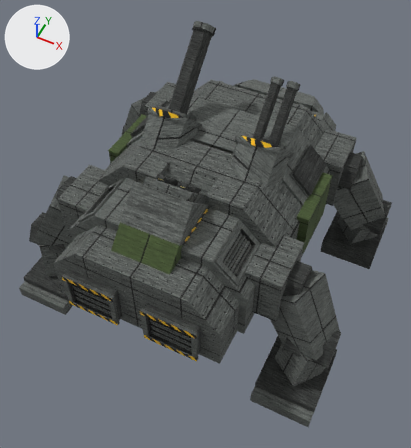
An edit to the glTF model art/models/polar_bear.glb, drawn before and after from the same camera.
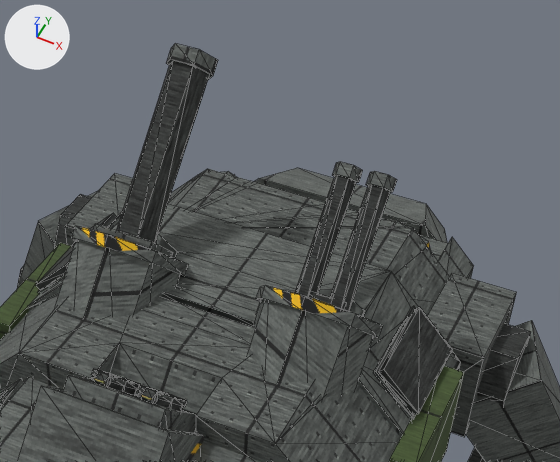
Each version is shown whole from a camera (50 mm lens) standing at (54.0, -116.3, 159.6) and looking at (1.4, -11.1, 28.0), then close up on the part from 28% to 92% of the width and 0% to 49% of the height. Lighting does not change. The marker at upper left points along +X, +Y and +Z. The first two pictures are the older version. The close-ups show mesh edges as thin lines. Where no turn or scale is listed for an object, it has been applied to the vertices.

In view in the first close-up: 'ablative.001', 'band.002', 'band.003', 'band.004', 'barrel', 'barrel.001', 'barrel.002', 'brace', 'cowl', 'hatch_frame', 'hip_cuff.001', 'muzzle', 'muzzle.001', 'muzzle.002', 'port', 'port.001', 'receiver', 'thigh.001', 'vent_cap.001' and 23 more.
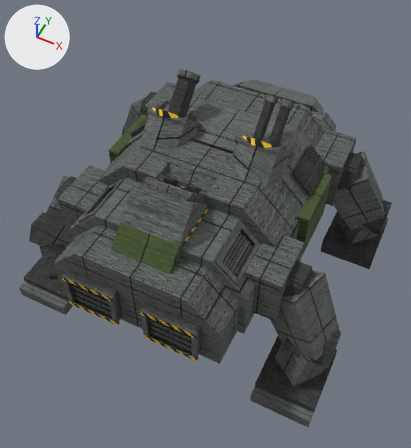
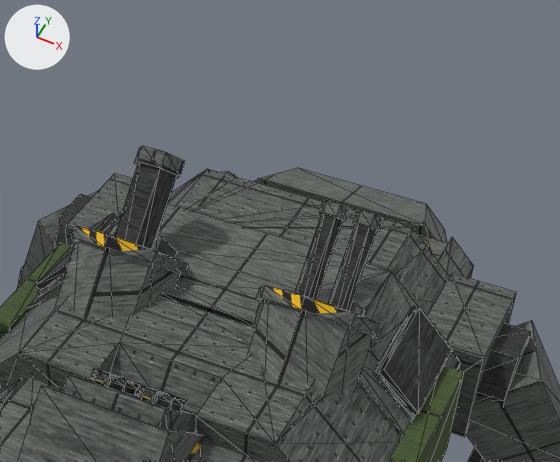
Scene script edits in JSON lines:
```json
{"op": "set", "path": "ob_barrel.location", "old": "(-14.0, -3.5, 52.5)", "new": "(-14.0, -13.4, 42.6)"}
{"op": "set", "path": "ob_muzzle.location", "old": "(-14.0, -3.5, 52.5)", "new": "(-14.0, -13.4, 42.6)"}
{"op": "set", "path": "ob_receiver.location", "old": "(-14.0, -3.5, 52.5)", "new": "(-14.0, -13.4, 42.6)"}
{"op": "set", "path": "ob_barrel_001.location", "old": "(14.0, -3.5, 52.5)", "new": "(14.0, -7.1, 48.9)"}
{"op": "set", "path": "ob_barrel_002.location", "old": "(14.0, -3.5, 52.5)", "new": "(14.0, -7.1, 48.9)"}
{"op": "set", "path": "ob_brace.location", "old": "(14.0, -3.5, 52.5)", "new": "(14.0, -7.1, 48.9)"}
{"op": "set", "path": "ob_muzzle_001.location", "old": "(14.0, -3.5, 52.5)", "new": "(14.0, -7.1, 48.9)"}
{"op": "set", "path": "ob_muzzle_002.location", "old": "(14.0, -3.5, 52.5)", "new": "(14.0, -7.1, 48.9)"}
```

What differs and where, as boxes [x1, y1, x2, y2] in the close-ups (560 x 462 px):
```json
{"object": "barrel", "change": "moved", "before": [116, 61, 209, 243], "after": [114, 163, 177, 250]}
{"object": "barrel.002", "change": "moved", "before": [330, 185, 390, 311], "after": [328, 224, 377, 311]}
{"object": "barrel.001", "change": "moved", "before": [295, 175, 356, 298], "after": [295, 214, 343, 300]}
{"object": "muzzle", "change": "moved", "before": [166, 43, 218, 80], "after": [134, 146, 185, 179]}
{"object": "muzzle.002", "change": "moved", "before": [366, 171, 397, 193], "after": [353, 210, 384, 231]}
{"object": "muzzle.001", "change": "moved", "before": [332, 162, 363, 183], "after": [319, 200, 350, 222]}
{"object": "receiver", "change": "moved", "before": [93, 224, 173, 257], "on screen": "not visible afterwards"}
{"object": "brace", "change": "moved", "before": [311, 292, 332, 305], "on screen": "not visible afterwards"}
```
